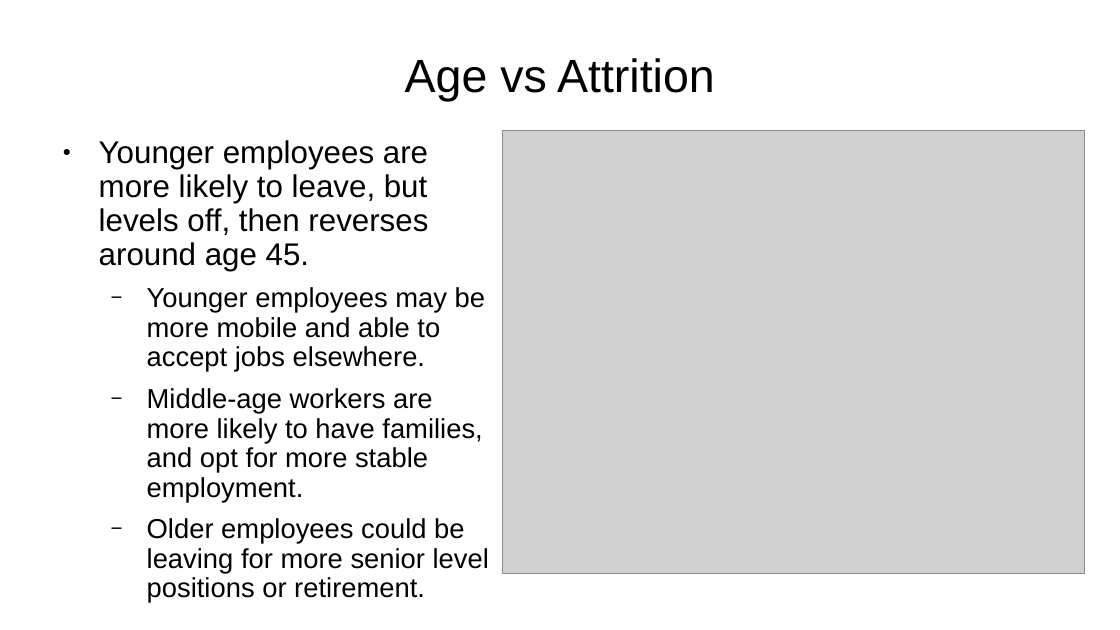
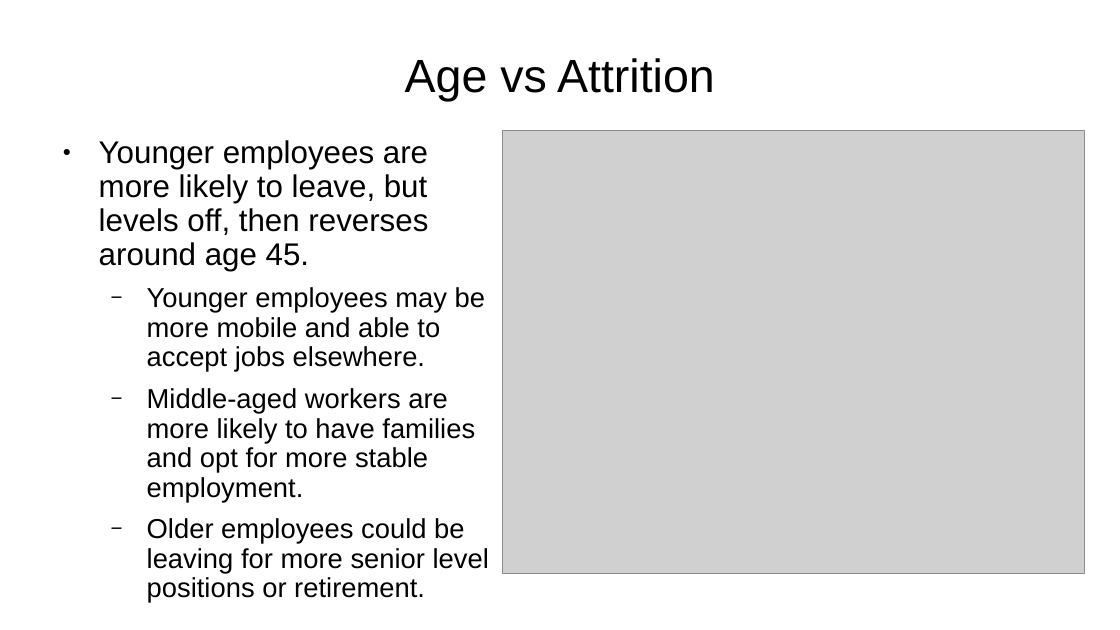
Before and after one commit to sbowler/project-one, a slide deck: slide 8 of presentations/project2_presentation.pptx. Drawn at 1120x630 pixels with LibreOffice and Linux fonts; fonts in the diff are those of the drawing; grey boxes stand for pictures; background and template pictures are left out. Boxes give left, top, right and bottom in pixels: in the first picture for what was removed or moved away, otherwise in the second. Text is boxed around its words. In the diff, an @@ line names an element or a change of style, - is before the commit and + after.

```diff
--- a/presentations/project2_presentation.pptx
+++ b/presentations/project2_presentation.pptx
@@ text at (147, 388, 475, 502): text changed @@
-  − Middle-age workers are more likely to have families, and opt for more stable employment.
+  − Middle-aged workers are more likely to have families and opt for more stable employment.
```
Also in this commit, not shown: 9 other slides changed, 2 slides removed, 2 other files.
